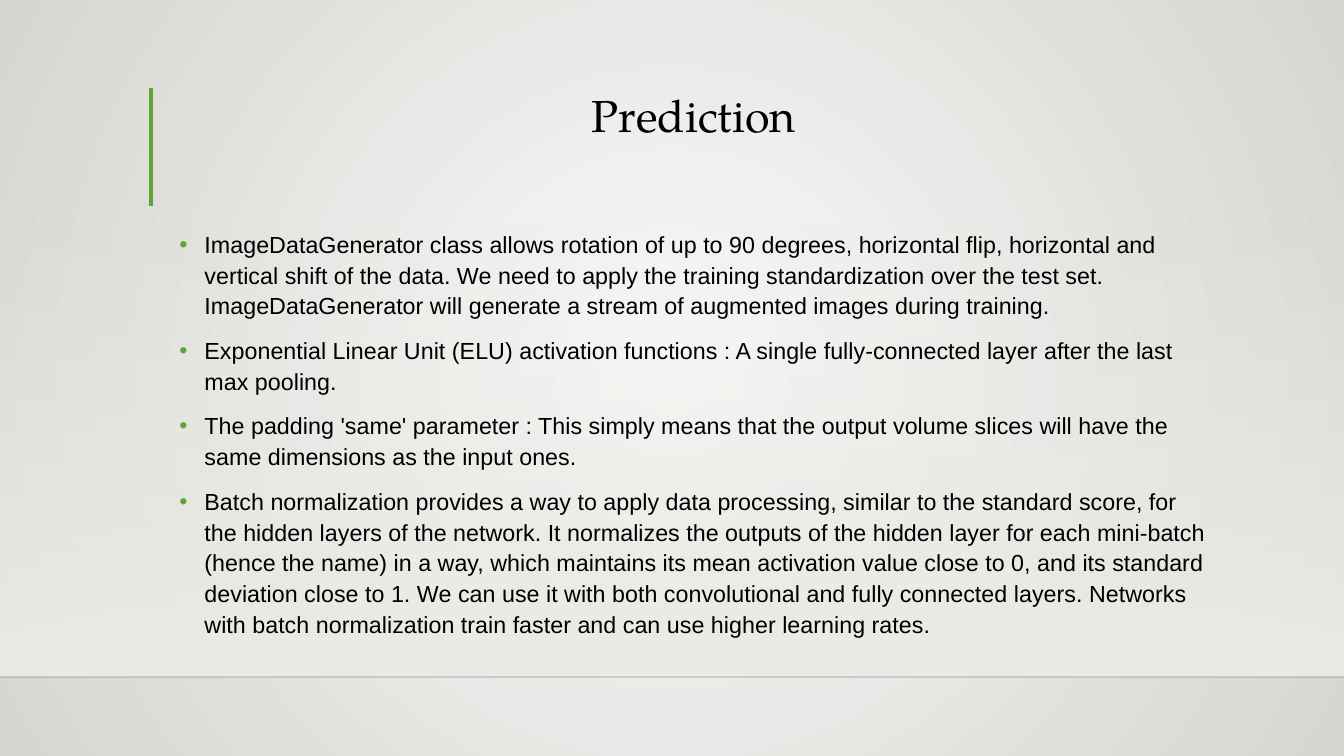
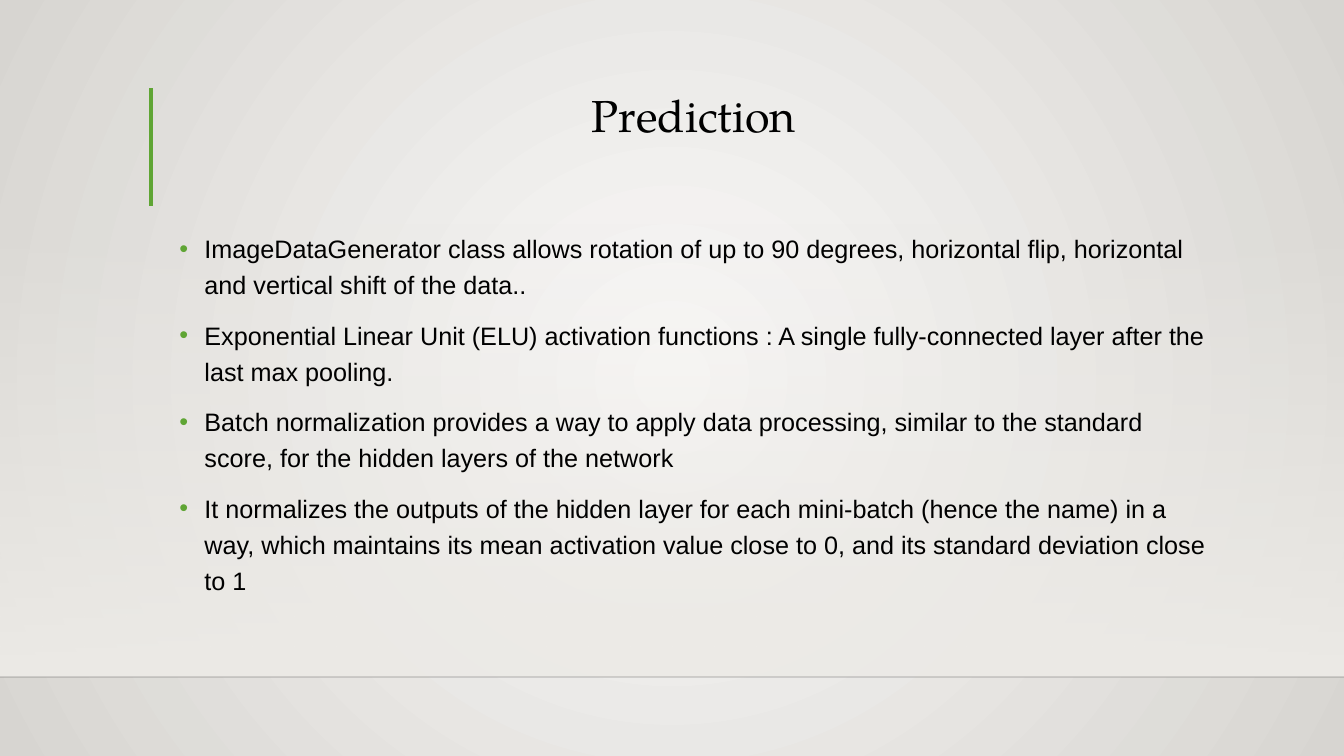
Before and after one commit to batch-B3/Biometric-Finger-Vein-Authentication-Using-Deep-Learning-Algorithm, a slide deck: slide 16 of Project Documents/Batch 3 PPT.pptx. Drawn at 1344x756 pixels with LibreOffice and Linux fonts; fonts in the diff are those of the drawing; background and template pictures are left out. Boxes give left, top, right and bottom in pixels: in the first picture for what was removed or moved away, otherwise in the second. Text is boxed around its words. In the diff, an @@ line names an element or a change of style, - is before the commit and + after.

```diff
--- a/Project Documents/Batch 3 PPT.pptx
+++ b/Project Documents/Batch 3 PPT.pptx
@@ text at (204,239,1183,295): text changed; size 16.6 to 18 pt @@
-• ImageDataGenerator class allows rotation of up to 90 degrees, horizontal flip, horizontal and vertical shift of the data. We need to apply the training standardization over the test set. ImageDataGenerator will generate a stream of augmented images during training.
+• ImageDataGenerator class allows rotation of up to 90 degrees, horizontal flip, horizontal and vertical shift of the data..
@@ text at (204,326,1204,386): size 16.6 to 18 pt in "Exponential Linear Unit (ELU) activation functions : ..."; line spacing 1.1 to 1.2 @@
@@ text at (204,412,1205,591): text changed; size 16.6 to 18 pt @@
-• The padding 'same' parameter : This simply means that the output volume slices will have the same dimensions as the input ones.
-• Batch normalization provides a way to apply data processing, similar to the standard score, for the hidden layers of the network. It normalizes the outputs of the hidden layer for each mini-batch (hence the name) in a way, which maintains its mean activation value close to 0, and its standard deviation close to 1. We can use it with both convolutional and fully connected layers. Networks with batch normalization train faster and can use higher learning rates.
+• Batch normalization provides a way to apply data processing, similar to the standard score, for the hidden layers of the network
+• It normalizes the outputs of the hidden layer for each mini-batch (hence the name) in a way, which maintains its mean activation value close to 0, and its standard deviation close to 1
```
Also in this commit, not shown: 9 other slides changed, 1 other file.
